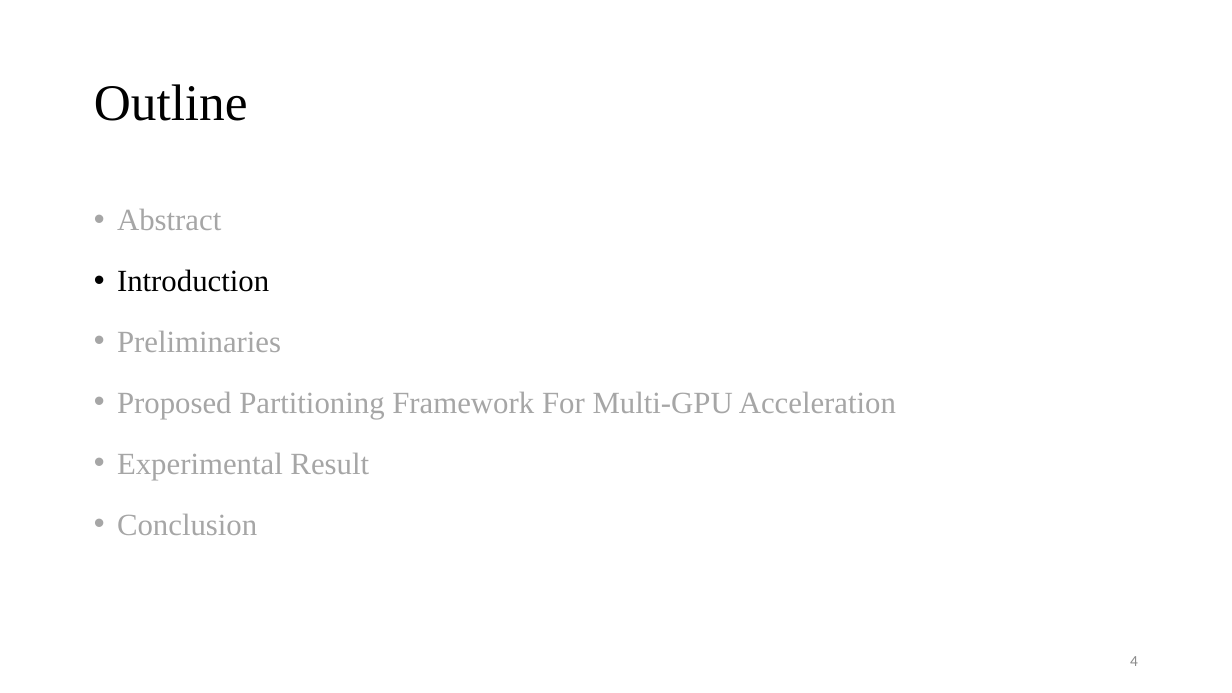
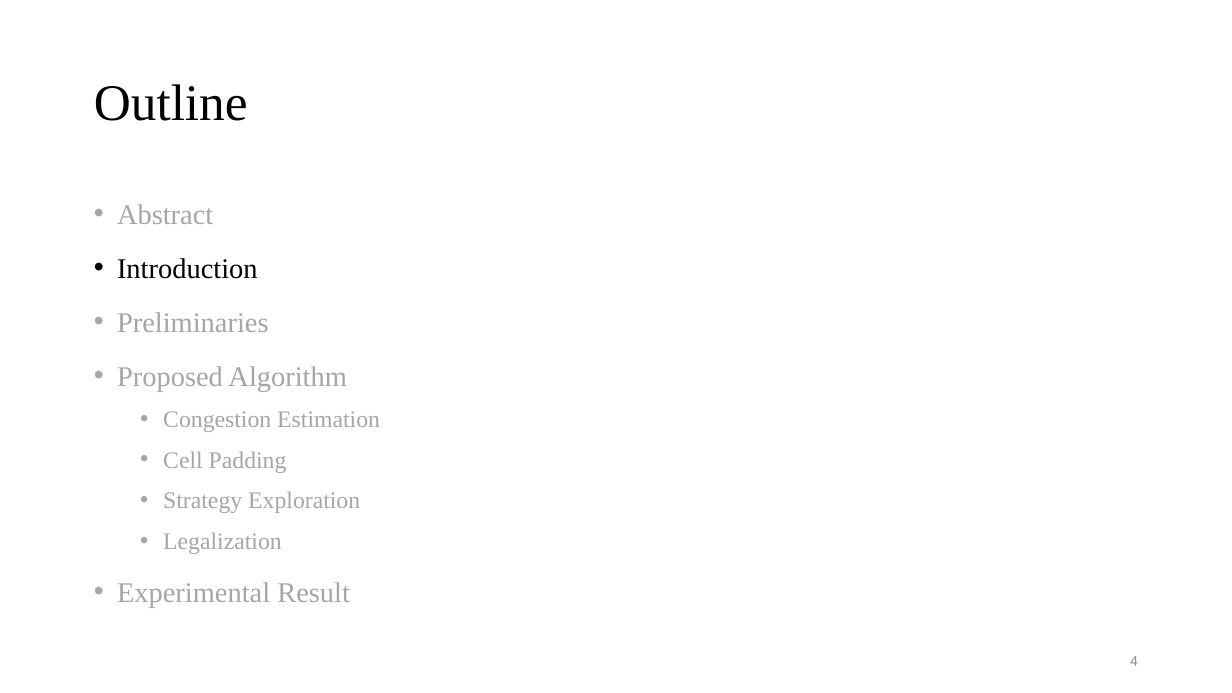
Before and after one commit to Pacific-Feng-Studuies/Studied-Papers, a slide deck: slide 5 of GM/Placement/PUFFER A Routability-Driven Placement Framework via Cell Padding/PUFFER A Routability-Driven Placement Framework via Cell Padding.pptx. Drawn at 1232x693 pixels with LibreOffice and Linux fonts; fonts in the diff are those of the drawing. Boxes give left, top, right and bottom in pixels: in the first picture for what was removed or moved away, otherwise in the second. Text is boxed around its words. In the diff, an @@ line names an element or a change of style, - is before the commit and + after.

```diff
--- a/GM/Placement/PUFFER A Routability-Driven Placement Framework via Cell Padding/PUFFER A Routability-Driven Placement Framework via Cell Padding.pptx
+++ b/GM/Placement/PUFFER A Routability-Driven Placement Framework via Cell Padding/PUFFER A Routability-Driven Placement Framework via Cell Padding.pptx
@@ text at [117,204,350,608]: size 24 to 22.2 pt in "Abstract", "Introduction", "Preliminaries", "Experimental Result"; line spacing 1.3 to 1.2 @@
@@ text at [117,366,380,554]: text changed; size 24 to 18.5 pt @@
-• Proposed Partitioning Framework For Multi-GPU Acceleration
+• Proposed Algorithm
+  • Congestion Estimation
+  • Cell Padding
+  • Strategy Exploration
+  • Legalization
@@ text at [117,514,257,535]: paragraph removed @@
-• Conclusion
```
Also in this commit, not shown: 4 other slides changed, 13 slides added, 1 other file.
